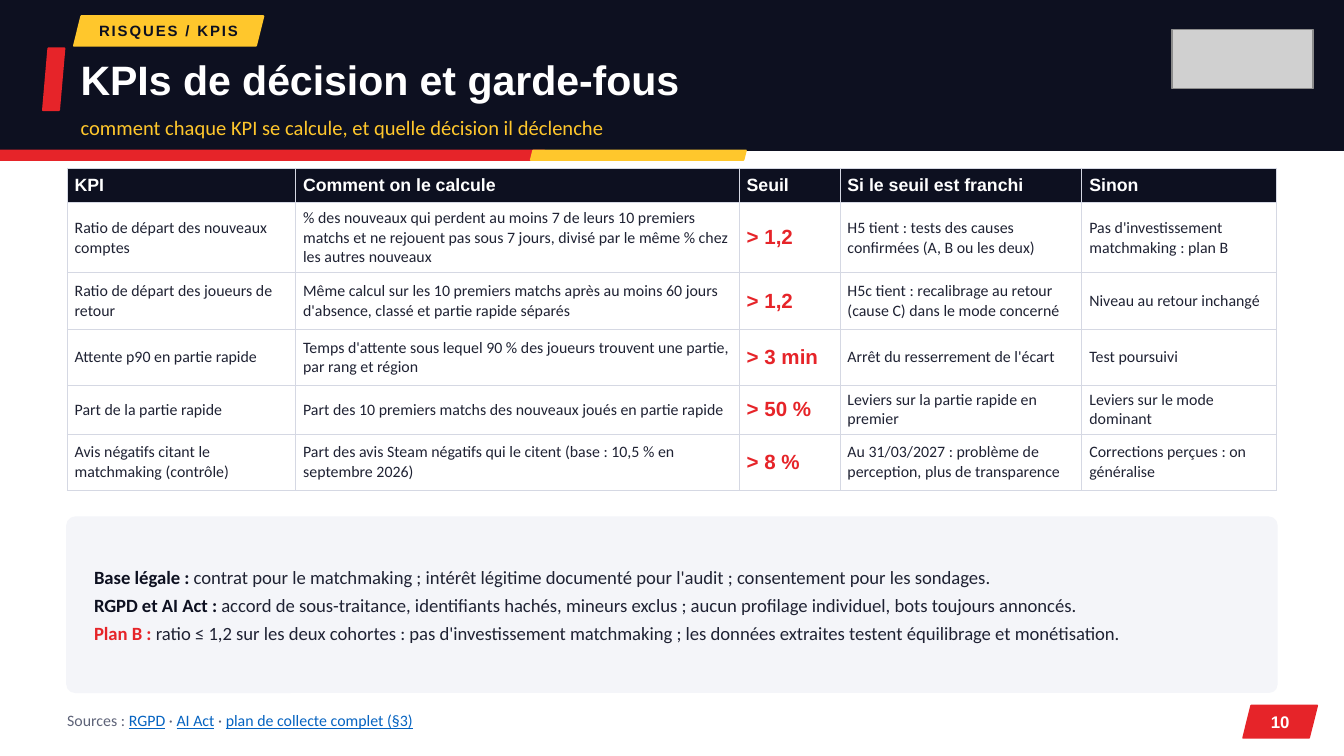
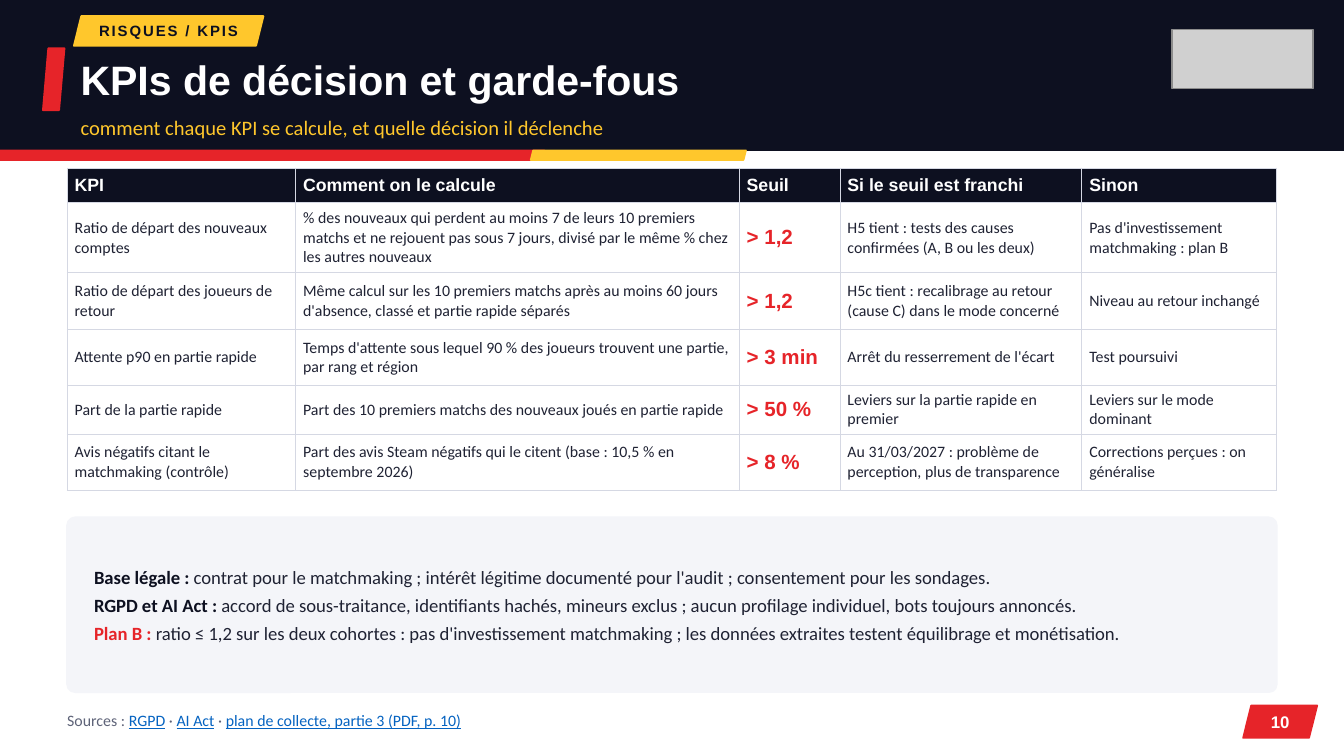
Before and after one commit to noeantoniov1-crypto/SOCIO, a slide deck: slide 10 of docs/presentation/pitch_marvel_rivals_netease.pptx. Drawn at 1344x756 pixels with LibreOffice and Linux fonts; fonts in the diff are those of the drawing; grey boxes stand for pictures. Boxes give left, top, right and bottom in pixels: in the first picture for what was removed or moved away, otherwise in the second. Text is boxed around its words. In the diff, an @@ line names an element or a change of style, - is before the commit and + after.

```diff
--- a/docs/presentation/pitch_marvel_rivals_netease.pptx
+++ b/docs/presentation/pitch_marvel_rivals_netease.pptx
@@ text at (67, 714, 461, 729): text changed @@
-Sources : RGPD · AI Act · plan de collecte complet (§3)
+Sources : RGPD · AI Act · plan de collecte, partie 3 (PDF, p. 10)
```
Also in this commit, not shown: 6 other slides changed, 2 other files.
